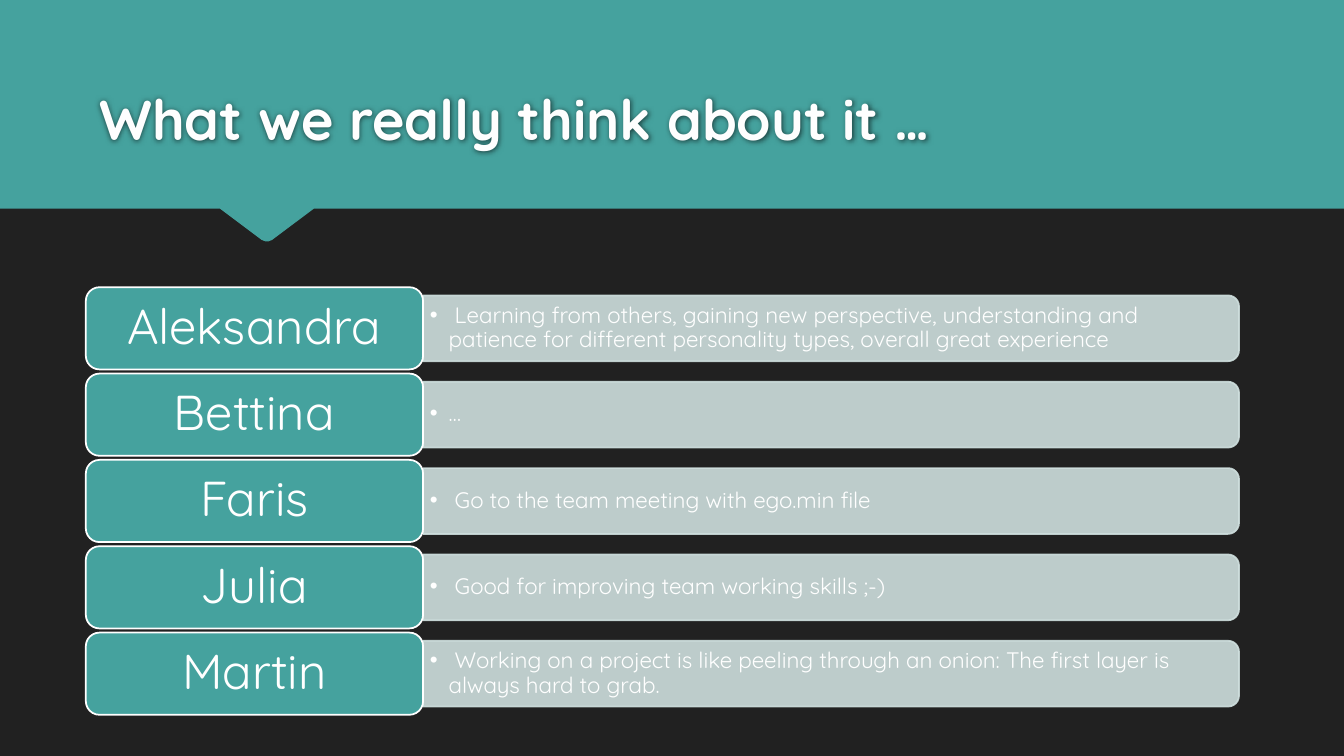
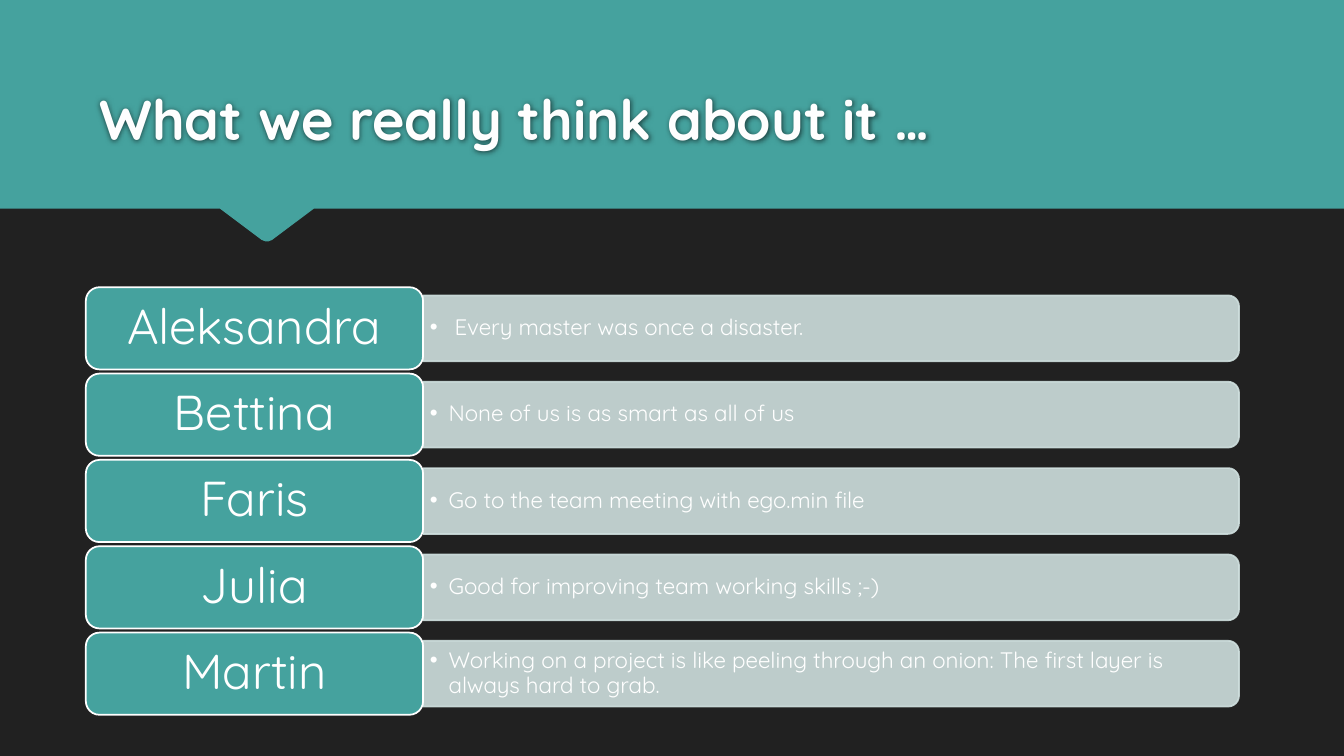
Before and after one commit to codefactorygit/FE12-Team7, a slide deck: slide 7 of Presentation_Team_7.pptx. Drawn at 1344x756 pixels with LibreOffice and Linux fonts; fonts in the diff are those of the drawing. Boxes give left, top, right and bottom in pixels: in the first picture for what was removed or moved away, otherwise in the second. Text is boxed around its words. In the diff, an @@ line names an element or a change of style, - is before the commit and + after.

```diff
--- a/Presentation_Team_7.pptx
+++ b/Presentation_Team_7.pptx
@@ text at bbox=[455, 319, 803, 339]: text changed @@
-  • Learning from others, gaining new perspective, understanding and patience for different personality types, overall great experience
+  • Every master was once a disaster.
@@ text removed at bbox=[423, 385, 1236, 445] @@
-  • …
@@ text added at bbox=[449, 405, 794, 421], 16 pt, text #FFFFFF @@
+  • None of us is as smart as all of us
@@ 3 texts: place and size @@
-3 texts at bbox=[449, 492, 1169, 697]
+3 texts at bbox=[449, 492, 1163, 697]
```
Also in this commit, not shown: 1 other slide changed, 1 other file.
